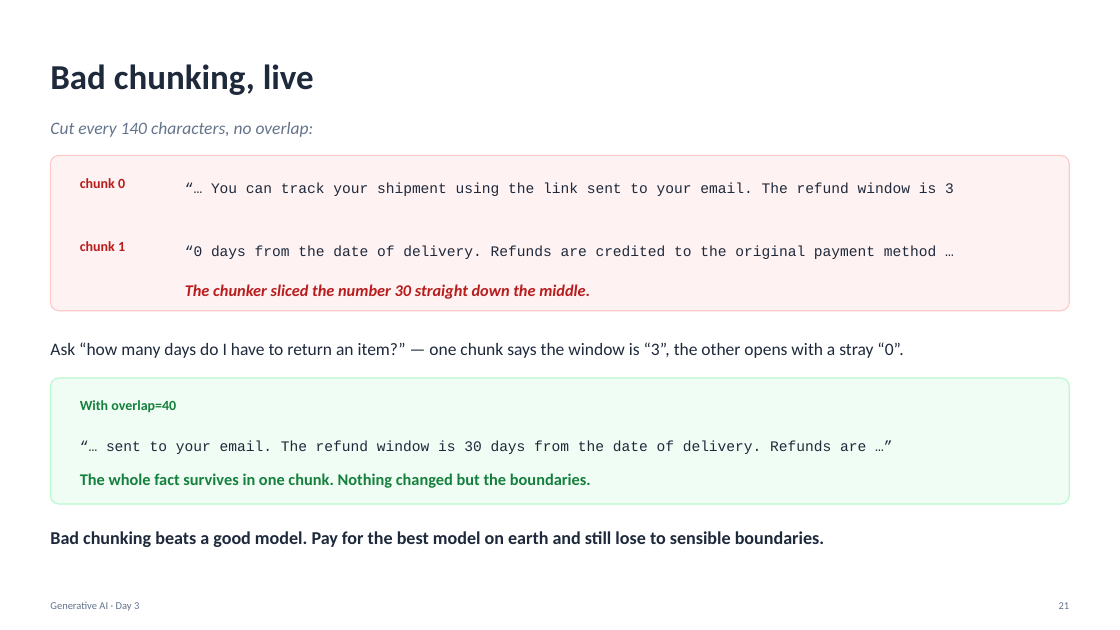
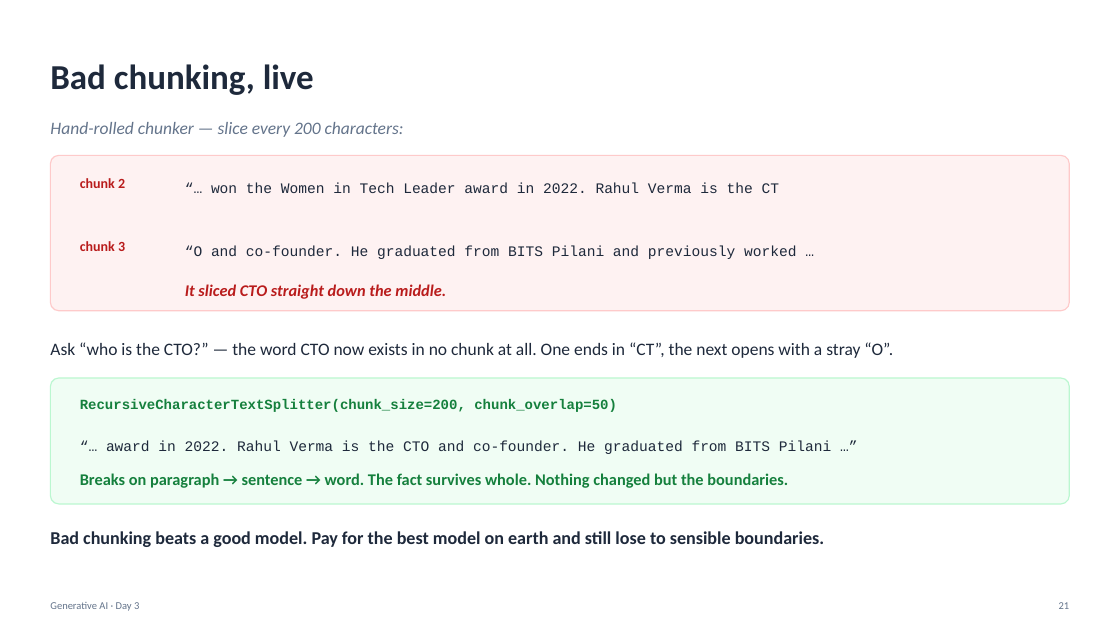
Before and after one commit to Poorit-Technologies/lpu-training, a slide deck: slide 21 of generative-ai/slides/Day03_GenAI.pptx. Drawn at 1120x630 pixels with LibreOffice and Linux fonts; fonts in the diff are those of the drawing. Boxes give left, top, right and bottom in pixels: in the first picture for what was removed or moved away, otherwise in the second. Text is boxed around its words. In the diff, an @@ line names an element or a change of style, - is before the commit and + after.

Commit message:
Rework Day 3 to the sentence-transformers + Chroma stack
Aligns the Day 3 code with the toolchain used elsewhere in our notebooks:

- embeddings via SentenceTransformer('all-MiniLM-L6-v2') instead of the
  OpenAI client, with LiteLLM text-embedding-3-small as a 384-vs-1536
  comparison rather than a dependency
- cosine similarity via sklearn's cosine_similarity matrix
- chunking via RecursiveCharacterTextSplitter, introduced by first
  showing a naive fixed-size split cut "CTO" in half
- the TechSolutions India company profile as the worked corpus
- RAG teaser through litellm.completion with temperature=0

Sections 2-4 and 6-8 now run with no API key at all.

```diff
--- a/generative-ai/slides/Day03_GenAI.pptx
+++ b/generative-ai/slides/Day03_GenAI.pptx
@@ text at (50, 122, 404, 137): text changed @@
-Cut every 140 characters, no overlap:
+Hand-rolled chunker — slice every 200 characters:
@@ text at (80, 178, 125, 188): text changed @@
-chunk 0
+chunk 2
@@ text at (211, 182, 779, 193): text changed @@
-“… You can track your shipment using the link sent to your email. The refund window is 3
+“… won the Women in Tech Leader award in 2022. Rahul Verma is the CT
@@ text at (80, 241, 125, 251): text changed @@
-chunk 1
+chunk 3
@@ text at (185, 245, 796, 259): text changed @@
-“0 days from the date of delivery. Refunds are credited to the original payment method …
+“O and co-founder. He graduated from BITS Pilani and previously worked …
@@ text at (185, 284, 446, 299): text changed @@
-The chunker sliced the number 30 straight down the middle.
+It sliced CTO straight down the middle.
@@ text at (50, 342, 893, 358): text changed @@
-Ask “how many days do I have to return an item?” — one chunk says the window is “3”, the other opens with a stray “0”.
+Ask “who is the CTO?” — the word CTO now exists in no chunk at all. One ends in “CT”, the next opens with a stray “O”.
@@ text at (80, 399, 617, 412): text changed; font Calibri to Courier New @@
-With overlap=40
+RecursiveCharacterTextSplitter(chunk_size=200, chunk_overlap=50)
@@ text at (106, 440, 831, 454): text changed @@
-“… sent to your email. The refund window is 30 days from the date of delivery. Refunds are …”
+“… award in 2022. Rahul Verma is the CTO and co-founder. He graduated from BITS Pilani …”
@@ text at (80, 473, 788, 488): text changed @@
-The whole fact survives in one chunk. Nothing changed but the boundaries.
+Breaks on paragraph → sentence → word. The fact survives whole. Nothing changed but the boundaries.
```
Also in this commit, not shown: 9 other slides changed, 2 other files.
